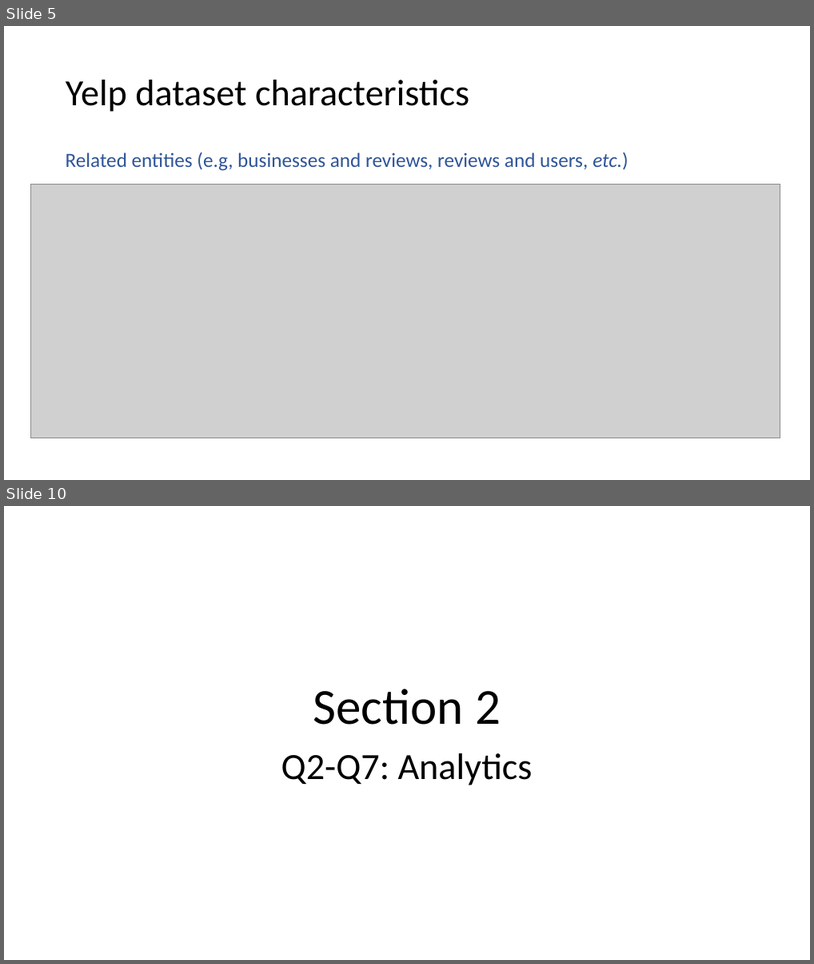
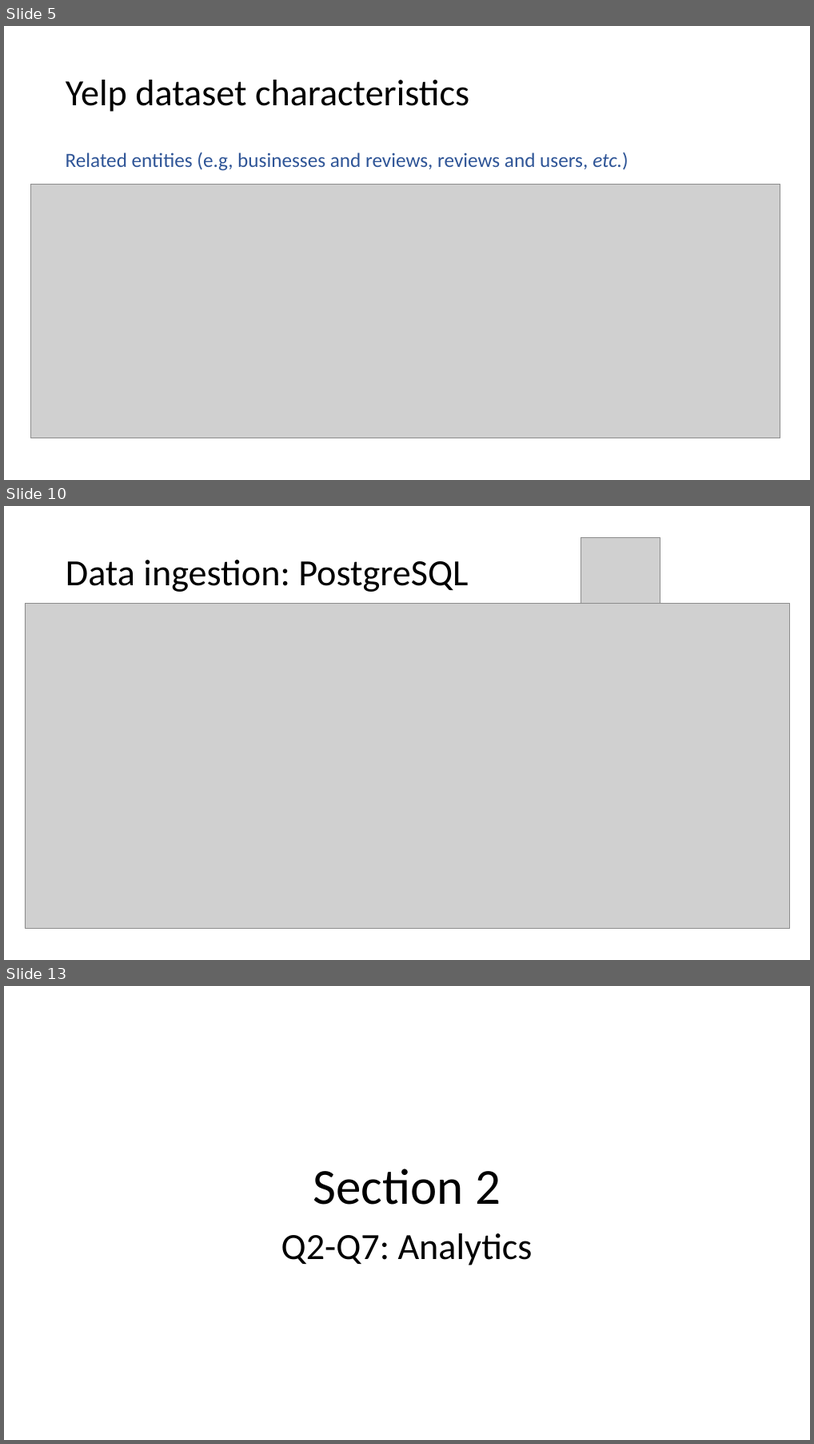
Before and after one commit to stepan-o/lift, a slide deck: presentations/Yelp_dataset_results.pptx. Shown one above the other, each under a label of ours: slides 5 and 10 before the commit, slides 5, 10 and 13 after it; the slides between them are not shown. The pictures are 814x964 and 814x1444 pixels, drawn with LibreOffice and Linux fonts; fonts in the diff are those of the drawing; grey boxes stand for pictures. Boxes give left, top, right and bottom in pixels: in the first picture for what was removed or moved away, otherwise in the second. Text is boxed around its words. In the diff, an @@ line names an element or a change of style, - is before the commit and + after.

```diff
--- a/presentations/Yelp_dataset_results.pptx
+++ b/presentations/Yelp_dataset_results.pptx
@@ slide 10 added at <box>4,506,810,960</box>, background #FFFFFF @@
@@ picture added at <box>582,537,660,611</box> @@
@@ title added at <box>66,560,468,592</box>, 44 pt, text #000000 @@
+Data ingestion: PostgreSQL
@@ picture added at <box>25,604,790,928</box> @@
@@ what was slide 10 is now slide 13 @@
```
Also in this commit, not shown: 3 slides changed, 3 other slides added, 1 slide removed.
